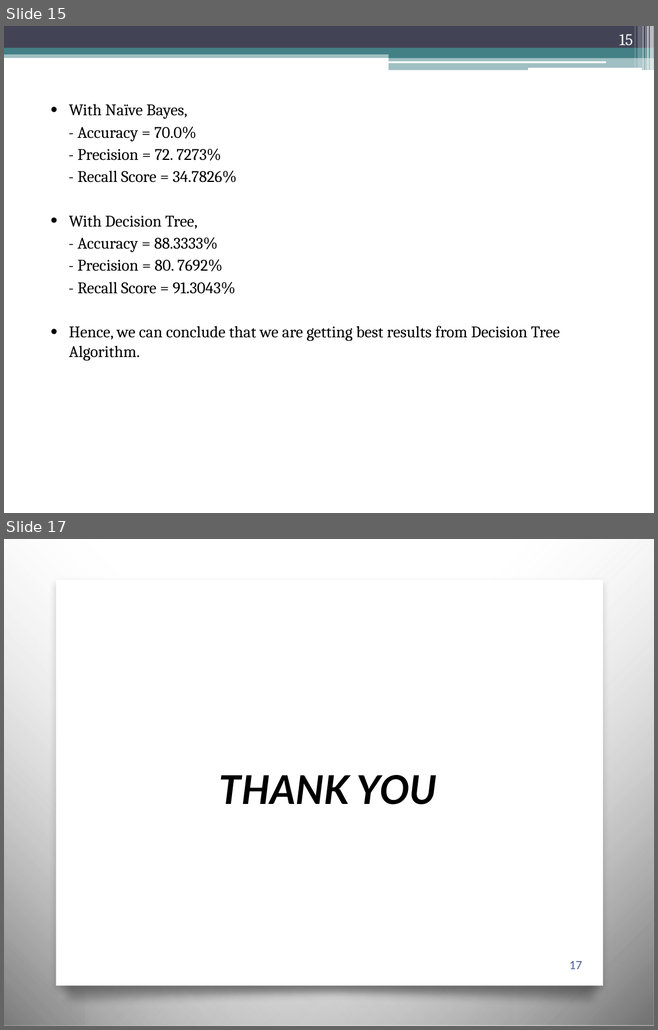
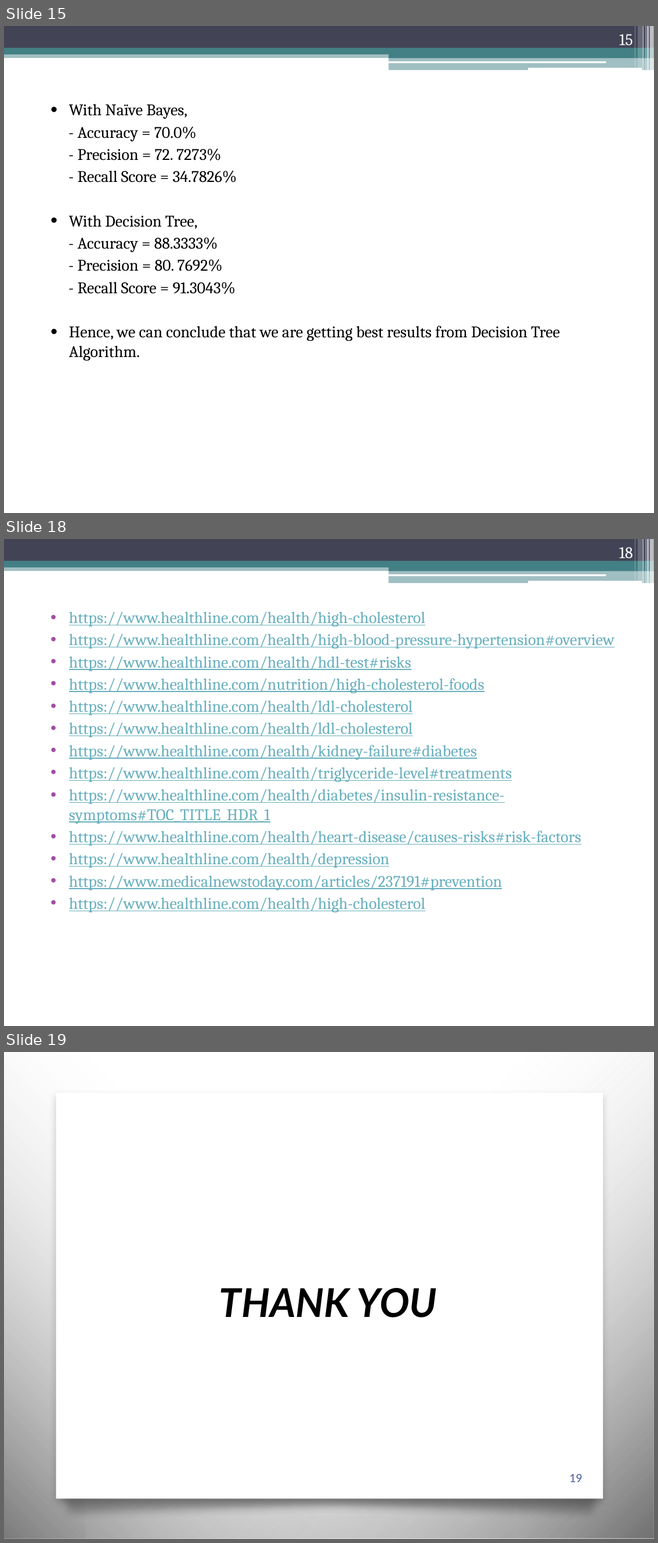
Before and after one commit to JoyitaH/Project, a slide deck: Heart_Failure_ppt.pptx. Shown one above the other, each under a label of ours: slides 15 and 17 before the commit, slides 15, 18 and 19 after it; the slides between them are not shown. The pictures are 658x1030 and 658x1543 pixels, drawn with LibreOffice and Linux fonts; fonts in the diff are those of the drawing; background and template pictures are left out. Boxes give left, top, right and bottom in pixels: in the first picture for what was removed or moved away, otherwise in the second. Text is boxed around its words. In the diff, an @@ line names an element or a change of style, - is before the commit and + after.

```diff
--- a/Heart_Failure_ppt.pptx
+++ b/Heart_Failure_ppt.pptx
@@ slide 18 added at [4, 539, 654, 1026], background #FFFFFF; not listed: 13 template elements that a slide beside it also shows @@
@@ page number added at [619, 547, 633, 562], 18 pt, text #FFFFFF @@
+18
@@ text added at [69, 611, 614, 913], 18 pt, text #67AFBD, underline @@
+• https://www.healthline.com/health/high-cholesterol
+• https://www.healthline.com/health/high-blood-pressure-hypertension#overview
+• https://www.healthline.com/health/hdl-test#risks
+• https://www.healthline.com/nutrition/high-cholesterol-foods
+• https://www.healthline.com/health/ldl-cholesterol
+• https://www.healthline.com/health/ldl-cholesterol
+• https://www.healthline.com/health/kidney-failure#diabetes
+• https://www.healthline.com/health/triglyceride-level#treatments
+• https://www.healthline.com/health/diabetes/insulin-resistance-symptoms#TOC_TITLE_HDR_1
+• https://www.healthline.com/health/heart-disease/causes-risks#risk-factors
+• https://www.healthline.com/health/depression
+• https://www.medicalnewstoday.com/articles/237191#prevention
+• https://www.healthline.com/health/high-cholesterol
@@ what was slide 17 is now slide 19 @@
@@ page number at [569, 1474, 582, 1482]: text changed @@
-17
+19
```
Also in this commit, not shown: 2 slides changed, 1 other slide added, 2 other files.
